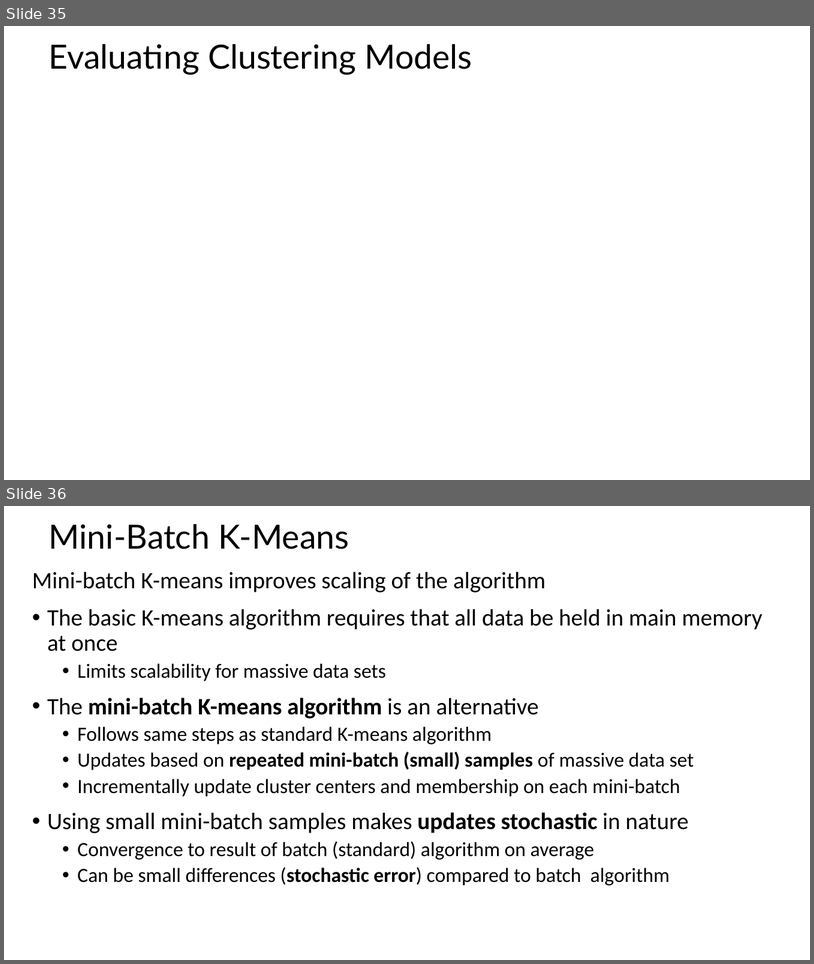
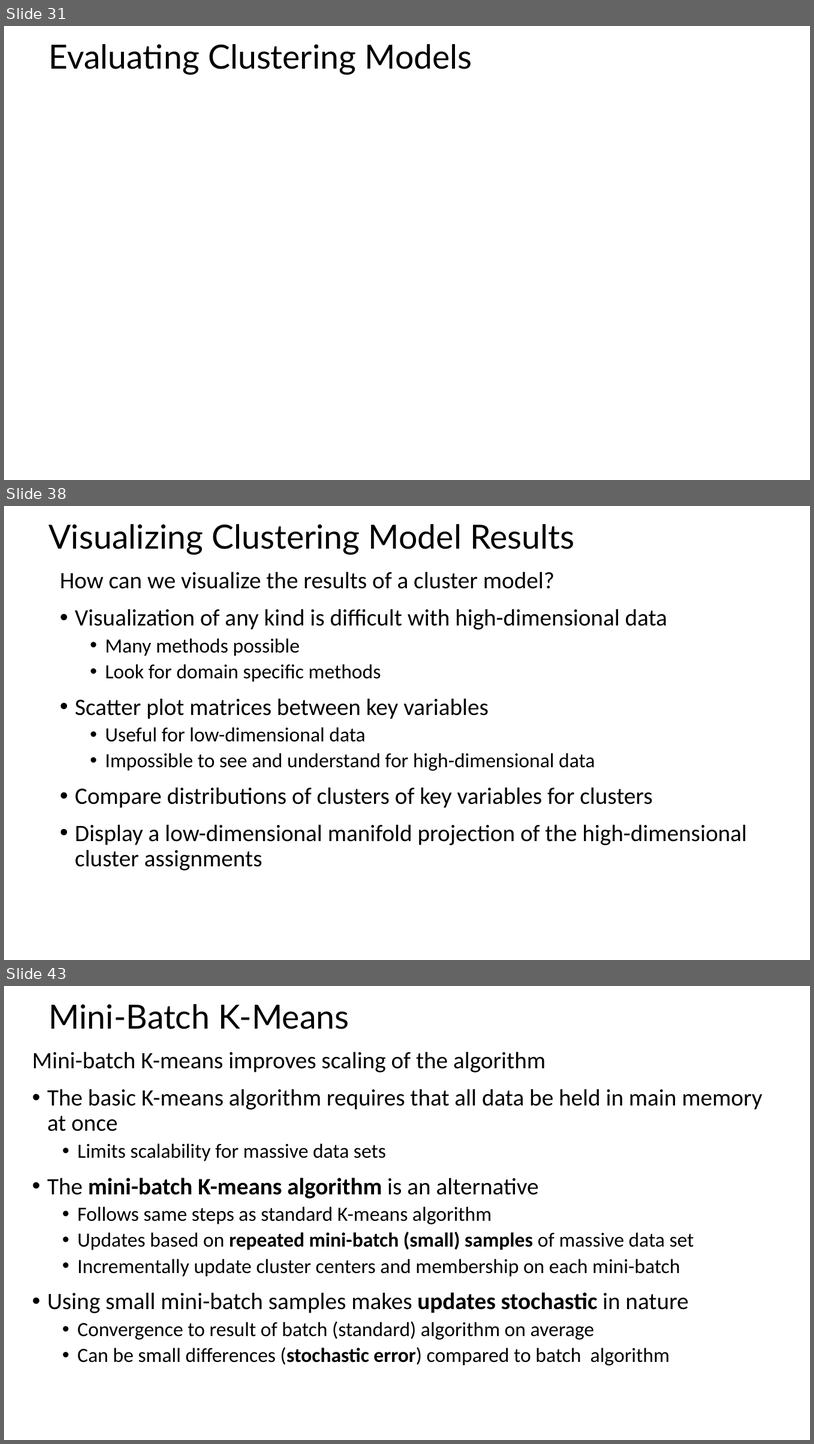
Before and after one commit to StephenElston/CSCI-E-108, a slide deck: slides/9_IntroductionToClustering_Part1.pptx. Shown one above the other, each under a label of ours: slides 35 and 36 before the commit, slides 31, 38 and 43 after it; the slides between them are not shown. The pictures are 814x964 and 814x1444 pixels, drawn with LibreOffice and Linux fonts; fonts in the diff are those of the drawing; grey boxes stand for pictures. Boxes give left, top, right and bottom in pixels: in the first picture for what was removed or moved away, otherwise in the second. Text is boxed around its words. In the diff, an @@ line names an element or a change of style, - is before the commit and + after.

```diff
--- a/slides/9_IntroductionToClustering_Part1.pptx
+++ b/slides/9_IntroductionToClustering_Part1.pptx
@@ slide 38 added at [4,506,810,960], background #FFFFFF @@
@@ title added at [48,524,575,555], 39.6 pt, text #000000 @@
+Visualizing Clustering Model Results
@@ text added at [60,571,747,870], 28 pt, text #000000 @@
+How can we visualize the results of a cluster model?
+• Visualization of any kind is difficult with high-dimensional data
+  • Many methods possible
+  • Look for domain specific methods
+• Scatter plot matrices between key variables
+  • Useful for low-dimensional data
+  • Impossible to see and understand for high-dimensional data
+• Compare distributions of clusters of key variables for clusters
+• Display a low-dimensional manifold projection of the high-dimensional cluster assignments
@@ what was slide 35 is now slide 31 @@
@@ what was slide 36 is now slide 43 @@
```
Also in this commit, not shown: 12 slides changed, 12 other slides added.
